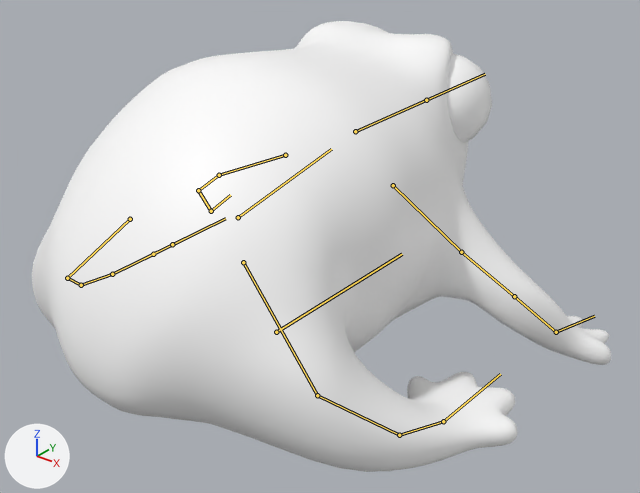
Before and after pictures for a commit that changed the FBX model froggyfocus/Assets/FlawLizArt/Characters/Frog_Cute/frog_cute.fbx.
Rendered twice from a 50 mm camera at (1.176, -1.31, 1.07) aimed at (0.079, 0.062, 0.219). The axes (+X, +Y, +Z) are drawn at lower left. The lights are the same throughout. The first picture is the older version. The bones that change, and the others that lie on the model, are drawn over the model as lines.

Names of what the first picture shows: 'body'.
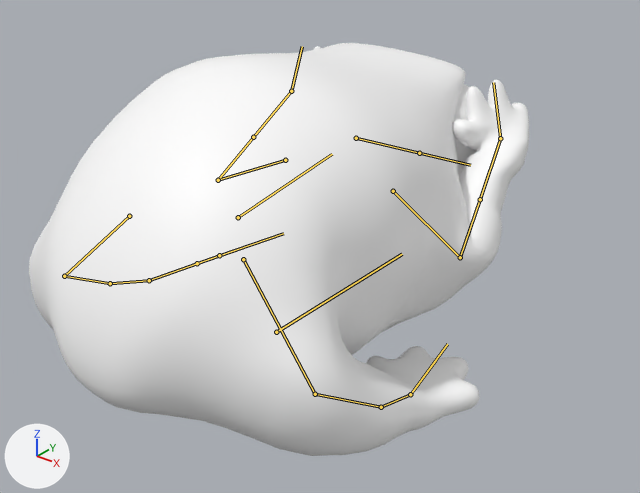
The newer file adds an action. The first version stands in its rest pose; the second is drawn at frame 1 of the action 'Armature|uncover_eyes'.

The change in detail:
Bone 'Body' (bone_body) turns from (0, 0, 0) to (-2, 0, 0) degrees about its own x, y and z.
Bone 'Head' (bone_head) turns from (0, 0, 0) to (-21, 0, 0) degrees about its own x, y and z.
Bone 'Arm.R.001' (bone_arm_r_001) turns from (0, 0, 0) to (31, -22, 99) degrees about its own x, y and z.
Bone 'Arm.R.002' (bone_arm_r_002) turns from (0, 0, 0) to (6, 22, -31) degrees about its own x, y and z.
Bone 'Hand.R' (bone_hand_r) turns from (0, 0, 0) to (1, 60, 3) degrees about its own x, y and z.
Bone 'Leg.R.002' (bone_leg_r_002) turns from (0, 0, 0) to (-11, 0, 24) degrees about its own x, y and z.
Bone 'Leg.R.003' (bone_leg_r_003) turns from (0, 0, 0) to (-6, -2, -14) degrees about its own x, y and z.
Bone 'Foot.R' (bone_foot_r) turns from (0, 0, 0) to (5, -7, 1) degrees about its own x, y and z.
Bone 'Arm.L.001' (bone_arm_l_001) turns from (0, 0, 0) to (31, 22, -99) degrees about its own x, y and z.
Bone 'Arm.L.002' (bone_arm_l_002) turns from (0, 0, 0) to (6, -22, 31) degrees about its own x, y and z.
Bone 'Hand.L' (bone_hand_l) turns from (0, 0, 0) to (1, -60, -3) degrees about its own x, y and z.
Bone 'Leg.L.002' (bone_leg_l_002) turns from (0, 0, 0) to (-11, 0, -24) degrees about its own x, y and z.
Bone 'Leg.L.003' (bone_leg_l_003) turns from (0, 0, 0) to (-6, 2, 14) degrees about its own x, y and z.
Bone 'Foot.L' (bone_foot_l) turns from (0, 0, 0) to (5, 7, -1) degrees about its own x, y and z.

Changed parts and their boxes [x1, y1, x2, y2] in the pictures (640 x 493 px):
'body', posed (14% narrower, 8% shorter): before [32, 21, 611, 472]; after [29, 43, 529, 456]
bone 'Body', root to tip: before (238, 217) to (331, 149); after (238, 217) to (332, 154)
bone 'Head', root to tip: before (355, 131) to (426, 100); after (356, 138) to (419, 153)
bone 'Arm.R.001', root to tip: before (461, 252) to (514, 296); after (460, 257) to (480, 199)
bone 'Arm.R.002', root to tip: before (514, 296) to (556, 332); after (480, 199) to (500, 138)
bone 'Hand.R', root to tip: before (556, 332) to (594, 316); after (500, 138) to (493, 82)
bone 'Leg.R.002', root to tip: before (317, 395) to (399, 435); after (315, 394) to (381, 407)
bone 'Leg.R.003', root to tip: before (399, 435) to (443, 421); after (381, 407) to (410, 394)
bone 'Foot.R', root to tip: before (443, 421) to (482, 389); after (410, 394) to (436, 360)
bone 'Arm.L.001', root to tip: before (219, 175) to (198, 190); after (218, 180) to (253, 137)
bone 'Arm.L.002', root to tip: before (198, 190) to (211, 211); after (253, 137) to (291, 91)
bone 'Hand.L', root to tip: before (211, 211) to (230, 195); after (291, 91) to (302, 46)
bone 'Leg.L.002', root to tip: before (67, 278) to (81, 285); after (64, 276) to (110, 283)
bone 'Leg.L.003', root to tip: before (81, 285) to (112, 274); after (110, 283) to (149, 280)
bone 'Foot.L', root to tip: before (112, 274) to (153, 254); after (149, 280) to (197, 263)
